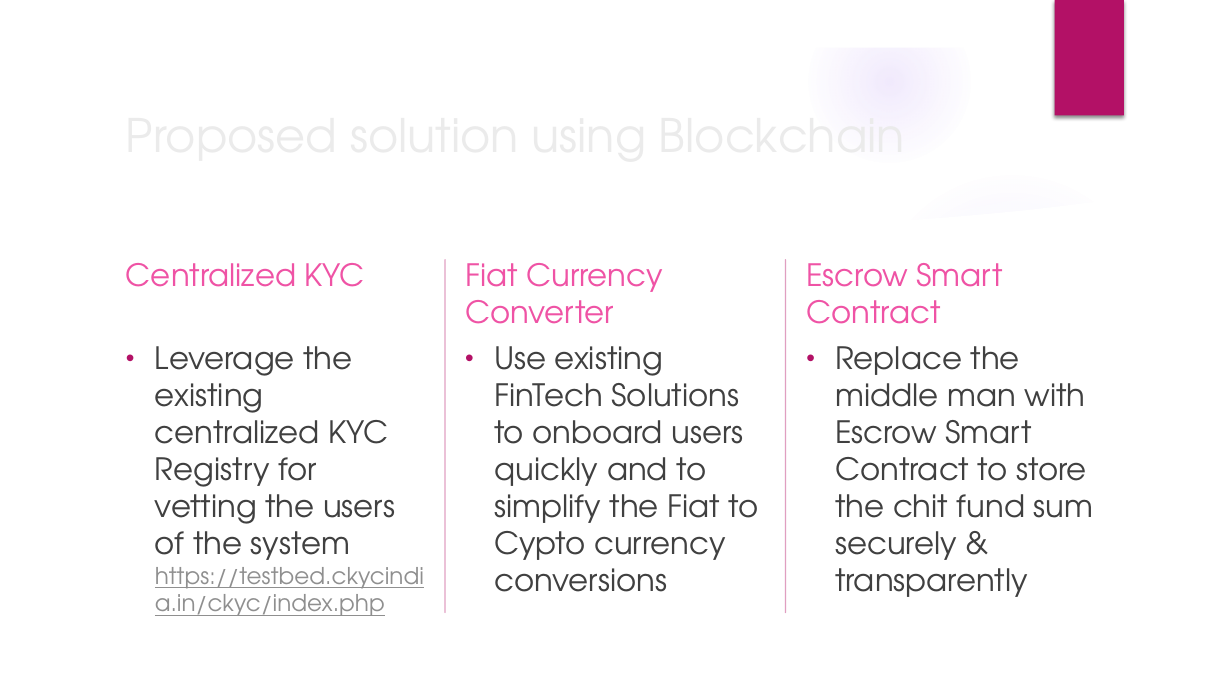
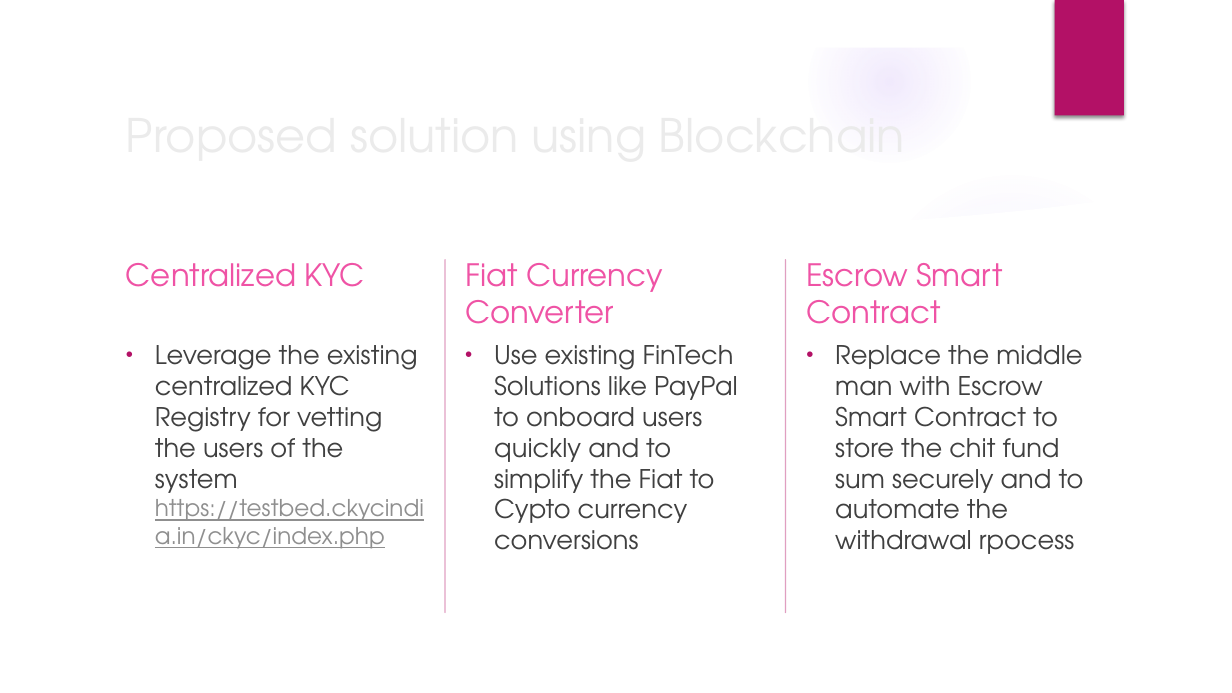
Before and after one commit to shub30may92/GuardianOfTrust-Devmerge2018, a slide deck: slide 3 of doc/DevMerge.pptx. Drawn at 1232x693 pixels with LibreOffice and Linux fonts; fonts in the diff are those of the drawing; background and template pictures are left out. Boxes give left, top, right and bottom in pixels: in the first picture for what was removed or moved away, otherwise in the second. Text is boxed around its words. In the diff, an @@ line names an element or a change of style, - is before the commit and + after.

Commit message:
Updated the PPT

```diff
--- a/doc/DevMerge.pptx
+++ b/doc/DevMerge.pptx
@@ text "Leverage the existing centralized KYC ..." at (155, 345, 424, 549): size 24 to 20 pt in "Leverage the existing centralized KYC Registry for ..." @@
@@ text at (494, 345, 738, 550): text changed; size 24 to 20 pt @@
-• Use existing FinTech Solutions to onboard users quickly and to simplify the Fiat to Cypto currency conversions
+• Use existing FinTech Solutions like PayPal to onboard users quickly and to simplify the Fiat to Cypto currency conversions
@@ text at (835, 345, 1084, 554): text changed; size 24 to 20 pt @@
-• Replace the middle man with Escrow Smart Contract to store the chit fund sum securely & transparently
+• Replace the middle man with Escrow Smart Contract to store the chit fund sum securely and to automate the withdrawal rpocess
```
